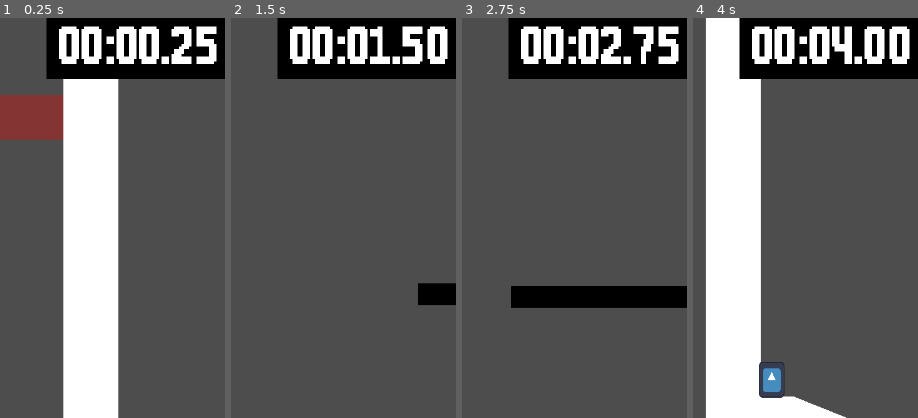
Above: before the commit, frames 1-4 (left to right).
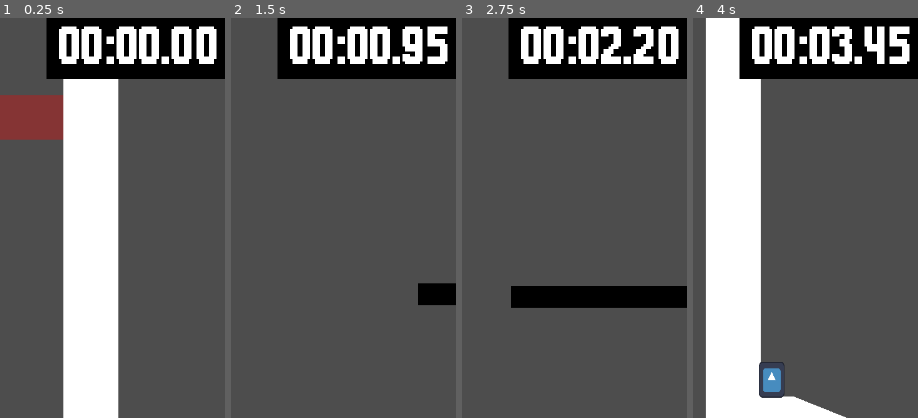
Above: after the commit, the same moments.

Repository: cureforboredom/ludumdare-depths
Game: Godot game, scene res://Scenes/main.tscn
Two runs of this game, one before a commit and one after it. Both use one fixed random seed, a clock stepped at 60 frames per second and the inputs below. The engine's default icon, where the game draws it, is replaced by a stand-in: a white triangle on a blue panel in a dark square.
Inputs:
- Up to frame 1 (0.25 s): no input
- Up to frame 2 (1.5 s): hold Space (Jump) 0.53-1.28 s; hold D (Right) from 0.53 s (still down); tap Space (Jump) at 1.35 s
- Up to frame 3 (2.75 s): tap Space (Jump) at 1.52, 1.82 s; release D (Right) at 2.03 s; hold A (Left) from 2.03 s (still down); hold Space (Jump) from 2.03 s (still down)
- Up to frame 4 (4 s): keep holding A (Left); release Space (Jump) at 2.78 s; tap Space (Jump) at 2.85, 3.02, 3.32 s; hold Space (Jump) from 3.53 s (still down)
The pictures show only the part of the screen within x 19-69%, y 0-50%; the shares and areas given below are measured in that part.

The runs differ from the first frame. In frame 1, 0.6% of the frame differs, in the area x 76-97%, y 2-12%; in frame 2, 1.0%, in the area x 61-97%, y 2-12%; in frame 3, 0.5%; in frame 4, 1.0%.

Commit message:
progress

Diff:
--- a/Scenes/moving_platform.tscn
+++ b/Scenes/moving_platform.tscn
@@ -1,11 +1,13 @@
-[gd_scene load_steps=2 format=3 uid="uid://jar0bg1rutww"]
+[gd_scene load_steps=3 format=3 uid="uid://jar0bg1rutww"]
 
 [ext_resource type="Script" uid="uid://i3c8khy5kneo" path="res://Scripts/moving_platform.gd" id="1_vvyo4"]
+[ext_resource type="Script" uid="uid://8w0b5m1g82rs" path="res://Scripts/anim_body.gd" id="2_anqd2"]
 
 [node name="MovingPlatform" type="Node2D"]
 script = ExtResource("1_vvyo4")
 
 [node name="AnimBody" type="AnimatableBody2D" parent="."]
+script = ExtResource("2_anqd2")
 
 [node name="Collider" type="CollisionPolygon2D" parent="AnimBody"]
 polygon = PackedVector2Array(0, 0, 64, 0, 64, 16, 0, 16)
--- /dev/null
+++ b/Scripts/anim_body.gd
@@ -0,0 +1,6 @@
+extends AnimatableBody2D
+
+var data
+
+func momentum():
+  return data.duplicate()
--- a/Scripts/hud.gd
+++ b/Scripts/hud.gd
@@ -6,9 +6,7 @@
 func _process(delta: float) -> void:
   if run:
     timer += delta
-    var minutes = timer / 60.0
-    var seconds = fmod(timer, 60.0)
-    $Timer.text = "%02d:%05.2f" % [minutes, seconds]
+    update_label()
 
 func start_timer():
   run = true
@@ -18,3 +16,9 @@
 
 func reset_timer():
   timer = 0
+  update_label()
+
+func update_label():
+  var minutes = timer / 60.0
+  var seconds = fmod(timer, 60.0)
+  $Timer.text = "%02d:%05.2f" % [minutes, seconds]
--- a/Scripts/lowgrav.gd
+++ b/Scripts/lowgrav.gd
@@ -7,4 +7,5 @@
 
 func _on_body_entered(body: Node2D) -> void:
   if body is CharacterBody2D:
-    body.velocity.y = clamp(body.velocity.y, speed, speed * 2)
+    if body.velocity.y > speed:
+      body.velocity.y = speed
--- a/Scripts/main.gd
+++ b/Scripts/main.gd
@@ -2,6 +2,7 @@
 
 var player_instance = null
 var platform_instance = null
+var timer_started = false
 
 @onready var hud: CanvasLayer = $Hud
 @onready var platform = preload("res://Scenes/moving_platform.tscn")
@@ -16,6 +17,13 @@
 func _process(_delta: float) -> void:
   if Input.is_action_just_pressed("Reset"):
     reset()
+  if !timer_started and (
+    Input.is_action_pressed("Jump") or
+    Input.is_action_pressed("Left") or
+    Input.is_action_pressed("Right")
+  ):
+    hud.start_timer()
+    timer_started = true
 
 func _on_hazard_reset():
   reset()
@@ -37,8 +45,9 @@
   add_child(platform_instance)
   platform_instance.position = Vector2(256, 384)
 
+  hud.stop_timer()
   hud.reset_timer()
-  hud.start_timer()
+  timer_started = false
 
 func win():
   hud.stop_timer()
--- a/Scripts/moving_platform.gd
+++ b/Scripts/moving_platform.gd
@@ -4,15 +4,21 @@
 
 var tween
 
+@onready var animbody = $AnimBody
 @onready var collider = $AnimBody/Collider
 @onready var poly = $AnimBody/Poly
 
 func _ready() -> void:
+  animbody.data = {"speed": 100, "dir": 1, "jump": true}
   poly.polygon = collider.polygon
   tween = get_tree().create_tween().set_process_mode(Tween.TWEEN_PROCESS_PHYSICS)
-  tween.set_loops().set_parallel(false)
+  tween.set_loops()
   tween.tween_property($AnimBody, "position", Vector2(336.0, 0.0), 5.0).set_trans(Tween.TRANS_SINE)
   tween.tween_property($AnimBody, "position", Vector2(0.0, 0.0), 5.0).set_trans(Tween.TRANS_SINE)
+  tween.connect("step_finished", self._on_step_finished)
 
 func kill():
   tween.kill()
+
+func _on_step_finished(index):
+  animbody.data["dir"] = [-1, 1][index]
--- a/Scripts/player.gd
+++ b/Scripts/player.gd
@@ -16,7 +16,7 @@
 var wall_jump_x = 0
 var coyote_timer = 0
 var slip = 0.0
-var momentum = 0
+var momentum = {"speed": 0, "dir": 0, "jump": false}
 
 @onready var RLO: RayCast2D = $RayLeftOuter
 @onready var RLI: RayCast2D = $RayLeftInner
@@ -38,15 +38,15 @@
           velocity = get_gravity() * delta * 2.5
   else:
     var current_floor
-    if RLF.is_colliding():
+    if RLF.get_collider():
       current_floor = RLF.get_collider()
-    elif RRF.is_colliding():
-      current_floor = RLF.get_collider()
+    elif RRF.get_collider():
+      current_floor = RRF.get_collider()
 
-    if current_floor is Treadmill:
-      momentum = current_floor.speed
-      print(momentum)
-
+    if current_floor and current_floor.has_method("momentum"):
+      momentum = current_floor.momentum()
+    else:
+      momentum = {"speed": 0, "dir": 0, "jump": false}
 
   # Handle jump.
   if (RLW.is_colliding() or RRW.is_colliding()):
@@ -111,10 +111,21 @@
       direction += wall_jump_x / abs(wall_jump_x) / 2
       wall_jump_x -= delta * direction * 10
     if direction:
-      velocity.x = move_toward(
-        velocity.x, MAX_SPEED * direction \
-        + slip, ACCEL * delta
+      if momentum["speed"] > 0 and \
+      (direction/abs(direction)) == momentum["dir"] and \
+      !momentum["jump"] or (momentum["jump"] and (velocity.y < 0)):
+        velocity.x = move_toward(
+          velocity.x, MAX_SPEED * direction \
+          + momentum["speed"] * momentum["dir"] + slip,
+          ACCEL * delta
         )
+        momentum["speed"] -= 100 * delta
+      else:
+        momentum["speed"] = 0
+        velocity.x = move_toward(
+          velocity.x, MAX_SPEED * direction \
+          + slip, ACCEL * delta
+          )
     else:
       velocity.x = move_toward(velocity.x, 0 + slip, ACCEL * delta)
 
--- a/Scripts/treadmill.gd
+++ b/Scripts/treadmill.gd
@@ -6,3 +6,6 @@
 
 func _ready() -> void:
   constant_linear_velocity = Vector2(speed, 0)
+
+func momentum() -> Dictionary:
+  return {"speed": 150, "dir": 1, "jump": false}
Not shown, added: Scripts/anim_body.gd.uid
